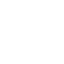
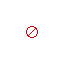
Layers edited between the first and the second 64px x 64px image:
added layer "Layer 9" above "Layer 10" over [26, 26, 38, 38]
painted on "Layer 3" over [29, 28, 36, 38]
